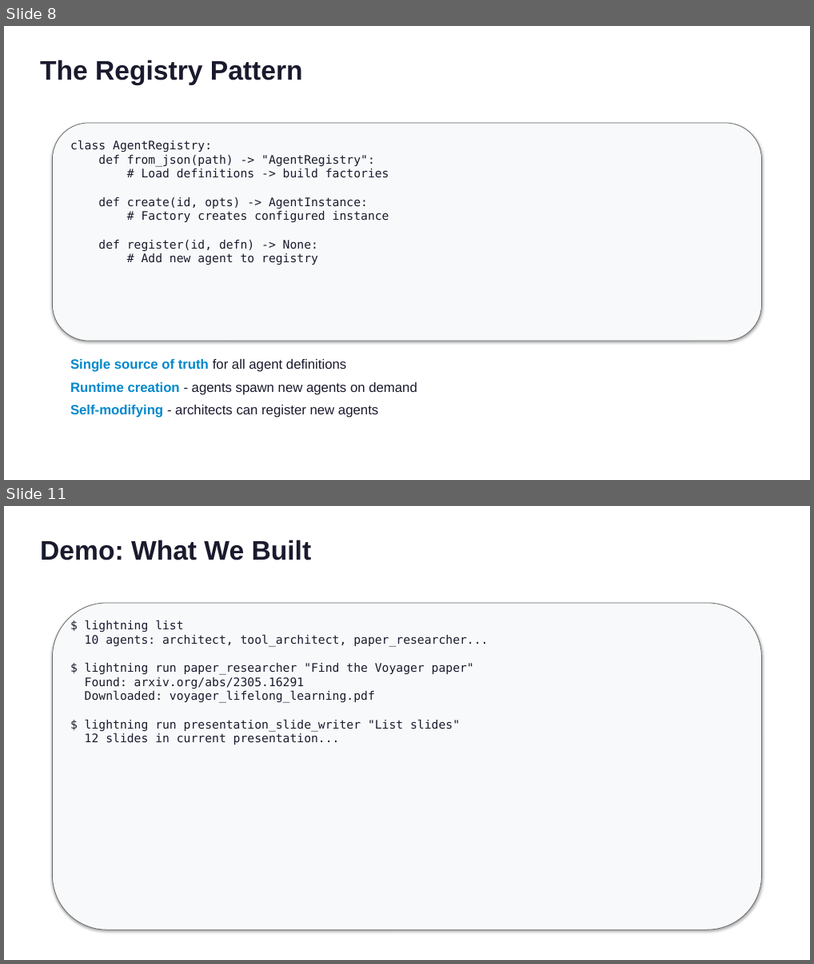
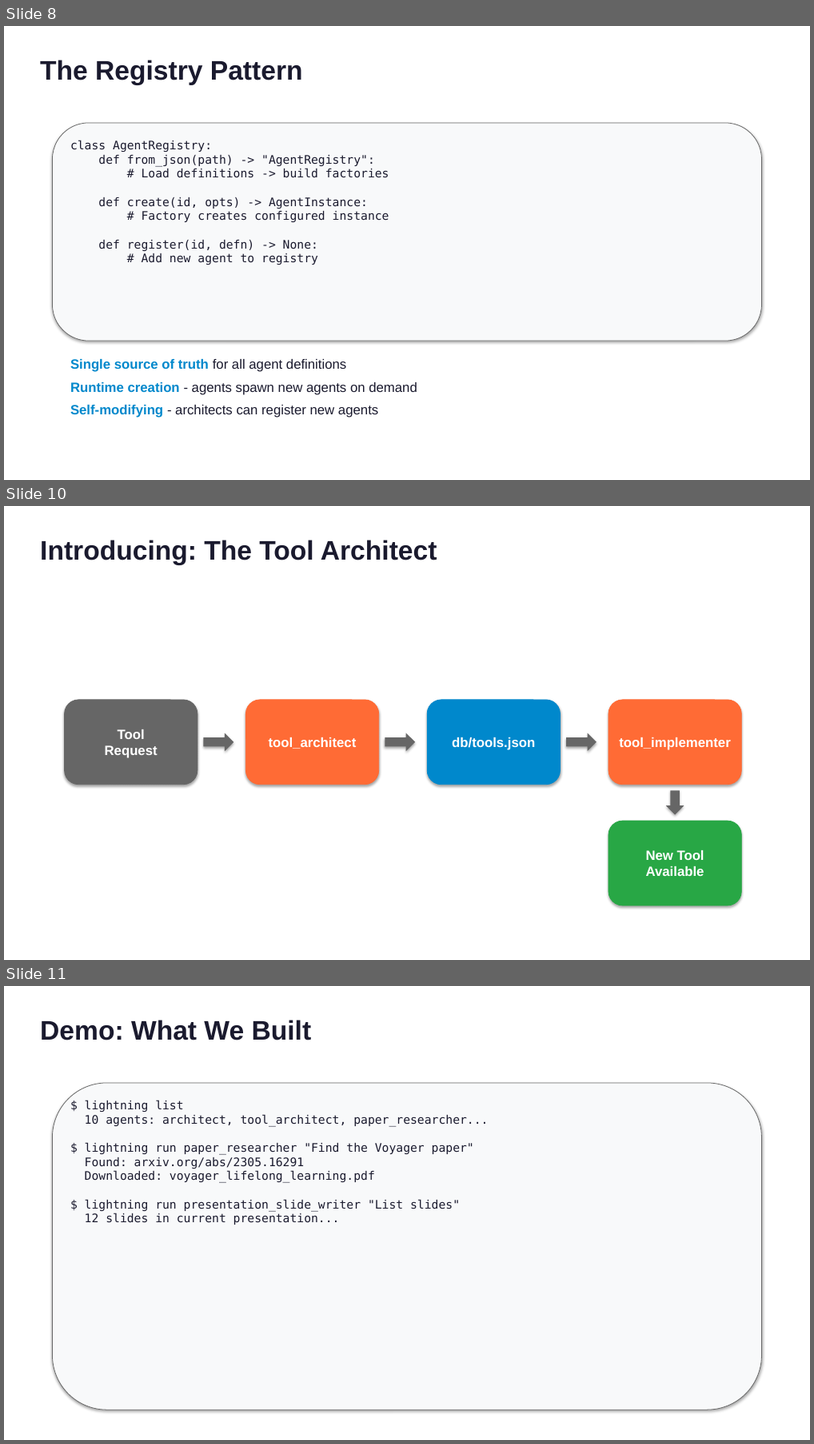
Before and after one commit to RPirruccio/lightning-agents, a slide deck: presentation/output/lightning-agents.pptx. Shown one above the other, each under a label of ours: slides 8 and 11 before the commit, slides 8, 10 and 11 after it; the slides between them are not shown. The pictures are 814x964 and 814x1444 pixels, drawn with LibreOffice and Linux fonts; fonts in the diff are those of the drawing. Boxes give left, top, right and bottom in pixels: in the first picture for what was removed or moved away, otherwise in the second. Text is boxed around its words. In the diff, an @@ line names an element or a change of style, - is before the commit and + after.

```diff
--- a/presentation/output/lightning-agents.pptx
+++ b/presentation/output/lightning-agents.pptx
@@ slide 10 added at <box>4,506,810,960</box>, background #FFFFFF @@
@@ text added at <box>40,540,438,565</box>, 32 pt, text #1A1A2E, bold @@
+Introducing: The Tool Architect
@@ rounded rectangle added at <box>65,700,198,784</box>, fill #666666, outline #666666 0.75 pt, 16 pt, text #FFFFFF, bold @@
+Tool
+Request
@@ rounded rectangle added at <box>246,700,379,784</box>, fill #FF6B35, outline #FF6B35 0.75 pt, 16 pt, text #FFFFFF, bold @@
+tool_architect
@@ rounded rectangle added at <box>427,700,561,784</box>, fill #0088CC, outline #0088CC 0.75 pt, 16 pt, text #FFFFFF, bold @@
+db/tools.json
@@ rounded rectangle added at <box>609,700,742,784</box>, fill #FF6B35, outline #FF6B35 0.75 pt, 16 pt, text #FFFFFF, bold @@
+tool_implementer
@@ right arrow added at <box>204,733,234,751</box>, fill #666666 @@
@@ right arrow added at <box>385,733,415,751</box>, fill #666666 @@
@@ right arrow added at <box>566,733,597,751</box>, fill #666666 @@
@@ down arrow added at <box>666,790,685,815</box>, fill #666666 @@
@@ rounded rectangle added at <box>609,820,742,905</box>, fill #28A745, outline #28A745 0.75 pt, 16 pt, text #FFFFFF, bold @@
+New Tool
+Available
```
Also in this commit, not shown: 4 slides changed, 1 slide removed, 3 other files.
